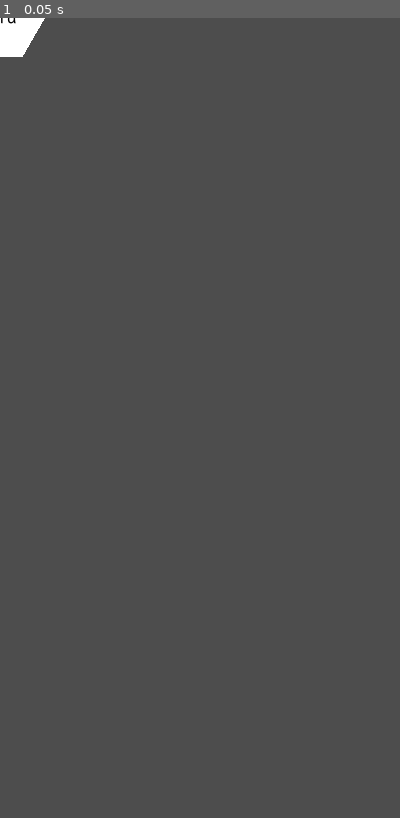
Above: before the commit, frame 1.
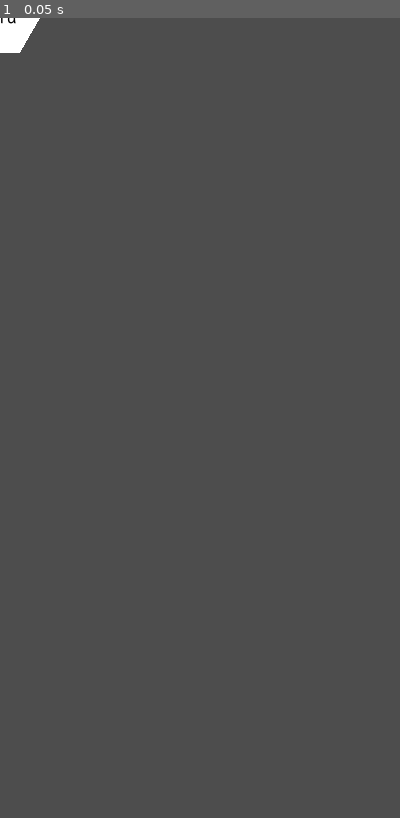
Above: after the commit, the same moment.

Repository: ashestosea/hex-flower
Game: Godot game, scene res://scenes/hex.tscn
Same seed, same stepped clock (60 frames per second), same inputs: the game is played once before the commit and once after it. This scene is started directly instead of the project's main scene.
Inputs:
- Up to frame 1 (0.05 s): no input

The runs differ from the first frame. In frame 1, less than 0.1% of the frame differs, in the area x 0-12%, y 0-5%.

Commit message:
Barriers UI progress

Diff:
--- a/examples/simple-fantasy3d3.json
+++ b/examples/simple-fantasy3d3.json
@@ -47,7 +47,11 @@
 				-2
 			],
 			"color": "#000000",
-			"barriers": []
+			"barriers": [
+				"n",
+				"ne",
+				"nw"
+			]
 		},
 		{
 			"label": "Scholar",
--- a/scenes/hex.tscn
+++ b/scenes/hex.tscn
@@ -47,6 +47,7 @@
 [node name="HexagonScale" type="Node2D" parent="."]
 
 [node name="Hexagon" parent="HexagonScale" instance=ExtResource("2_syq1b")]
+scale = Vector2(80, 80)
 
 [node name="CollisionPolygon2D" type="CollisionPolygon2D" parent="."]
 visible = false
--- a/scenes/hex_edit.tscn
+++ b/scenes/hex_edit.tscn
@@ -36,7 +36,7 @@
 "hex_edit": ExtResource("3_rgarb")
 }
 
-[node name="HexEdit" type="StaticBody2D" node_paths=PackedSt …(78 unchanged characters)… ox", "_hex_text_edit", "_hex_color_edit")]
+[node name="HexEdit" type="StaticBody2D" node_paths=PackedSt …(78 unchanged characters)… ox", "_hex_text_edit", "_hex_color_edit", "_barriers_parent", "_barriers_stay", "_barriers_n", "_barriers_ne", "_barriers_se", "_barriers_s", "_barriers_sw", "_barriers_nw")]
 input_pickable = true
 script = ExtResource("1_4ivut")
 _hexagon = NodePath("HexagonScale/Hexagon")
@@ -46,6 +46,14 @@
 _start_hex_checkbox = NodePath("UI/EditParent/StartHexCheckBox")
 _hex_text_edit = NodePath("UI/EditParent/LabelEditBox/VBoxContainer/HexTextEdit")
 _hex_color_edit = NodePath("UI/EditParent/ColorEditBox/ColorLineEdit")
+_barriers_parent = NodePath("UI/Barriers")
+_barriers_stay = NodePath("UI/Barriers/BarrierStay")
+_barriers_n = NodePath("UI/Barriers/BarrierN")
+_barriers_ne = NodePath("UI/Barriers/BarrierNE")
+_barriers_se = NodePath("UI/Barriers/BarrierSE")
+_barriers_s = NodePath("UI/Barriers/BarrierS")
+_barriers_sw = NodePath("UI/Barriers/BarrierSW")
+_barriers_nw = NodePath("UI/Barriers/BarrierNW")
 
 [node name="HexagonScale" type="Node2D" parent="."]
 
@@ -79,6 +87,7 @@
 offset_right = 170.0
 offset_bottom = 141.0
 alignment = 1
+metadata/_edit_lock_ = true
 
 [node name="StartHexCheckBox" type="CheckBox" parent="UI/EditParent"]
 layout_mode = 2
@@ -170,6 +179,124 @@
 theme_type_variation = &"HexButton"
 theme_override_colors/font_color = Color(0.25166, 0.651848, 0.551229, 1)
 text = "✔"
+
+[node name="Barriers" type="Control" parent="UI"]
+layout_mode = 2
+anchors_preset = 0
+offset_left = -180.0
+offset_top = -155.88
+offset_right = 180.0
+offset_bottom = 155.88
+mouse_filter = 2
+
+[node name="BarrierStay" type="CheckButton" parent="UI/Barriers"]
+layout_mode = 1
+anchors_preset = -1
+anchor_left = 0.5
+anchor_right = 0.5
+offset_left = 82.0
+offset_top = -46.12
+offset_right = 114.0
+offset_bottom = -14.12
+grow_horizontal = 2
+pivot_offset = Vector2(16, 32)
+button_pressed = true
+flat = true
+
+[node name="BarrierN" type="CheckButton" parent="UI/Barriers"]
+layout_mode = 1
+anchors_preset = -1
+anchor_left = 0.5
+anchor_right = 0.5
+offset_left = -16.0
+offset_top = -32.0
+offset_right = 16.0
+grow_horizontal = 2
+pivot_offset = Vector2(16, 32)
+button_pressed = true
+flat = true
+
+[node name="BarrierNE" type="CheckButton" parent="UI/Barriers"]
+layout_mode = 1
+anchors_preset = -1
+anchor_left = 0.883
+anchor_top = 0.264
+anchor_right = 0.883
+anchor_bottom = 0.264
+offset_left = -16.0
+offset_top = -31.9996
+offset_right = 16.0
+offset_bottom = 0.000358582
+rotation = 1.0472
+pivot_offset = Vector2(16, 32)
+button_pressed = true
+flat = true
+
+[node name="BarrierSE" type="CheckButton" parent="UI/Barriers"]
+layout_mode = 1
+anchors_preset = -1
+anchor_left = 0.117
+anchor_top = 0.736
+anchor_right = 0.117
+anchor_bottom = 0.736
+offset_left = -16.0
+offset_top = -32.0
+offset_right = 16.0
+rotation = -2.0944
+pivot_offset = Vector2(16, 32)
+button_pressed = true
+flat = true
+metadata/_edit_use_anchors_ = true
+
+[node name="BarrierS" type="CheckButton" parent="UI/Barriers"]
+layout_mode = 1
+anchors_preset = 7
+anchor_left = 0.5
+anchor_top = 1.0
+anchor_right = 0.5
+anchor_bottom = 1.0
+offset_left = -16.0
+offset_top = -32.0
+offset_right = 16.0
+grow_horizontal = 2
+grow_vertical = 0
+rotation = 3.14159
+pivot_offset = Vector2(16, 32)
+button_pressed = true
+flat = true
+
+[node name="BarrierSW" type="CheckButton" parent="UI/Barriers"]
+layout_mode = 1
+anchors_preset = -1
+anchor_left = 0.883
+anchor_top = 0.736
+anchor_right = 0.883
+anchor_bottom = 0.736
+offset_left = -16.0
+offset_top = -32.0
+offset_right = 16.0
+offset_bottom = -13.4246
+rotation = 2.0944
+pivot_offset = Vector2(16, 32)
+button_pressed = true
+flat = true
+metadata/_edit_use_anchors_ = true
+
+[node name="BarrierNW" type="CheckButton" parent="UI/Barriers"]
+layout_mode = 1
+anchors_preset = -1
+anchor_left = 0.116667
+anchor_top = 0.264331
+anchor_right = 0.116667
+anchor_bottom = 0.264331
+offset_left = -16.0
+offset_top = -32.0
+offset_right = 16.0
+rotation = -1.0472
+pivot_offset = Vector2(16, 32)
+button_pressed = true
+flat = true
+metadata/_edit_use_anchors_ = true
 
 [connection signal="input_event" from="." to="." method="_on_input_event"]
 [connection signal="toggled" from="UI/EditParent/StartHexCheckBox" to="." method="_on_start_hex_check_box_toggled"]
@@ -178,3 +305,10 @@
 [connection signal="color_changed" from="UI/EditParent/ColorEditBox/ColorPickerButton" to="." method="_on_color_picker_button_color_changed"]
 [connection signal="pressed" from="UI/EditParent/Buttons/CancelButton" to="." method="_on_cancel_button_pressed"]
 [connection signal="pressed" from="UI/EditParent/Buttons/OKButton" to="." method="_on_ok_button_pressed"]
+[connection signal="toggled" from="UI/Barriers/BarrierStay" to="." method="_on_barrier_n_toggled"]
+[connection signal="toggled" from="UI/Barriers/BarrierN" to="." method="_on_barrier_n_toggled"]
+[connection signal="toggled" from="UI/Barriers/BarrierNE" to="." method="_on_barrier_ne_toggled"]
+[connection signal="toggled" from="UI/Barriers/BarrierSE" to="." method="_on_barrier_se_toggled"]
+[connection signal="toggled" from="UI/Barriers/BarrierS" to="." method="_on_barrier_s_toggled"]
+[connection signal="toggled" from="UI/Barriers/BarrierSW" to="." method="_on_barrier_sw_toggled"]
+[connection signal="toggled" from="UI/Barriers/BarrierNW" to="." method="_on_barrier_nw_toggled"]
--- a/scripts/flower.gd
+++ b/scripts/flower.gd
@@ -5,8 +5,8 @@
 const FLOWER_SIZE: int = 3
 const FLOWER_DIAM: int = (FLOWER_SIZE * 2) - 1
 
-@export var hex_scale = 160
-@export var hex_spacing = 200
+static var hex_scale = 160
+static var hex_spacing = 200
 
 var _current_hex: Hex
 var _manager: Manager
--- a/scripts/hex.gd
+++ b/scripts/hex.gd
@@ -9,6 +9,7 @@
 
 var cube_coords: Vector3
 var _manager
+var _barriers: Array[String]
 
 
 func _on_input_event(_viewport:Node, event:InputEvent, _shape_idx:int):
@@ -26,6 +27,8 @@
 
 	cube_coords = HexUtils.axial_to_cube_coords(hex_data.axial_coords)
 	position = HexUtils.get_hex_center(cube_coords, hex_spacing)
+
+	set_barriers(hex_data.barriers)
 
 	_hexagon.scale = Vector2(hex_scale / 2, hex_scale / 2)
 	_collider.scale = Vector2(hex_scale / 2, hex_scale / 2)
@@ -69,3 +72,21 @@
 
 func get_start_hex():
 	pass
+
+
+func set_barrier(direction: String, on: bool):
+	if on:
+		if !_barriers.has(direction):
+			_barriers.append(direction)
+	else:
+		_barriers.erase(direction)
+
+
+func set_barriers(directions: Array[String]):
+	_barriers.clear()
+	for b in directions:
+		_barriers.append(b)
+
+
+func get_barriers() -> Array[String]:
+	return _barriers
--- a/scripts/hex_edit.gd
+++ b/scripts/hex_edit.gd
@@ -10,12 +10,20 @@
 @export var _start_hex_checkbox: CheckBox
 @export var _hex_text_edit: TextEdit
 @export var _hex_color_edit: LineEdit
+@export var _barriers_parent: Control
+@export var _barriers_stay: CheckButton
+@export var _barriers_n: CheckButton
+@export var _barriers_ne: CheckButton
+@export var _barriers_se: CheckButton
+@export var _barriers_s: CheckButton
+@export var _barriers_sw: CheckButton
+@export var _barriers_nw: CheckButton
 
-var _manager: Manager
 var _current_hex: Hex
 var _hex_text: String
 var _color: Color
 var _start_hex: bool
+var _barriers: Array[String]
 
 func _on_hex_text_edit_gui_input(event:InputEvent):
 	if event.is_action("ui_accept"):
@@ -35,6 +43,30 @@
 	_start_hex = toggled_on
 
 
+func _on_barrier_n_toggled(toggled_on):
+	set_barrier("n", toggled_on)
+
+
+func _on_barrier_ne_toggled(toggled_on):
+	set_barrier("ne", toggled_on)
+
+
+func _on_barrier_se_toggled(toggled_on):
+	set_barrier("se", toggled_on)
+
+
+func _on_barrier_s_toggled(toggled_on):
+	set_barrier("s", toggled_on)
+
+
+func _on_barrier_sw_toggled(toggled_on):
+	set_barrier("sw", toggled_on)
+
+
+func _on_barrier_nw_toggled(toggled_on):
+	set_barrier("nw", toggled_on)
+
+
 func _on_cancel_button_pressed():
 	finished.emit()
 
@@ -43,19 +75,22 @@
 	submit_edit()
 
 
-func open(manager: Manager, hex: Hex):
-	_manager = manager
+func open(hex: Hex):
 	_current_hex = hex
 
 	position = hex.global_position
-	var hex_scale = hex.hex_scale
+	var hex_scale = HexFlower.hex_scale
 
 	_hexagon.scale = Vector2(hex_scale / 2, hex_scale / 2)
 	_collider.scale = Vector2(hex_scale / 2, hex_scale / 2)
 
-	_edit_parent.size.x = hex_scale * 2 * 0.9
-	_edit_parent.size.y = hex_scale * 2 * HexUtils.BASE_HEX_SIZE.y * 0.9
+	set_barriers(hex.get_barriers())
+
+	var size = Vector2(hex_scale * 2, hex_scale * 2 * HexUtils.BASE_HEX_SIZE.y)
+	_edit_parent.size = size * 0.9
 	_edit_parent.position = -_edit_parent.size / 2
+	_barriers_parent.size = size
+	_barriers_parent.position = -_barriers_parent.size / 2
 	_hex_text_edit.text = hex.get_text()
 
 	show()
@@ -83,4 +118,45 @@
 	_current_hex.set_text(_hex_text)
 	_current_hex.set_color(_color)
 	_current_hex.set_start_hex(_start_hex)
+	_current_hex.set_barriers(_barriers)
 	finished.emit()
+
+
+func set_barrier(direction: String, on: bool):
+	if on:
+		if !_barriers.has(direction):
+			_barriers.append(direction)
+	else:
+		_barriers.erase(direction)
+
+	match direction.to_lower():
+		"stay":
+			_barriers_stay.button_pressed = on
+		"n":
+			_barriers_n.button_pressed = on
+		"ne":
+			_barriers_ne.button_pressed = on
+		"se":
+			_barriers_se.button_pressed = on
+		"s":
+			_barriers_s.button_pressed = on
+		"sw":
+			_barriers_sw.button_pressed = on
+		"nw":
+			_barriers_nw.button_pressed = on
+
+
+func set_barriers(directions: Array[String]):
+	_barriers_stay.button_pressed = false
+	_barriers_n.button_pressed = false
+	_barriers_ne.button_pressed = false
+	_barriers_se.button_pressed = false
+	_barriers_s.button_pressed = false
+	_barriers_sw.button_pressed = false
+	_barriers_nw.button_pressed = false
+	for b in directions:
+		set_barrier(b, true)
+
+
+func get_barriers() -> Array[String]:
+	return _barriers
--- a/scripts/manager.gd
+++ b/scripts/manager.gd
@@ -107,7 +107,7 @@
 
 func edit_hex(hex: Hex):
 	global_back_button_show(finish_edit_hex)
-	hex_edit.open(self, hex)
+	hex_edit.open(hex)
 
 
 func finish_edit_hex():
--- a/themes/default_theme.tres
+++ b/themes/default_theme.tres
@@ -1,7 +1,9 @@
-[gd_resource type="Theme" load_steps=25 format=3 uid="uid://ffkwu82iptgy"]
+[gd_resource type="Theme" load_steps=27 format=3 uid="uid://ffkwu82iptgy"]
 
 [ext_resource type="FontFile" uid="uid://bkrx6s1iret2i" path="res://assets/fonts/Deledda Open Black.ttf" id="1_w30x4"]
 [ext_resource type="StyleBox" uid="uid://g4kae1g15uf1" path="res://assets/full_screen_button_style_box_flat.tres" id="2_2hmim"]
+[ext_resource type="Texture2D" uid="uid://b265fu432jw2u" path="res://assets/door_enter.png" id="2_t5im7"]
+[ext_resource type="Texture2D" uid="uid://64j4aw17q2go" path="res://assets/door.png" id="3_m2b5n"]
 [ext_resource type="FontFile" uid="uid://yrvvlsqlhpds" path="res://assets/fonts/Cadman_Roman.otf" id="3_w6qed"]
 
 [sub_resource type="StyleBoxFlat" id="StyleBoxFlat_r3wbk"]
@@ -79,6 +81,8 @@
 Button/styles/hover = SubResource("StyleBoxFlat_r3wbk")
 Button/styles/normal = SubResource("StyleBoxFlat_v8l1i")
 Button/styles/pressed = SubResource("StyleBoxFlat_ql0dr")
+CheckButton/icons/checked = ExtResource("2_t5im7")
+CheckButton/icons/unchecked = ExtResource("3_m2b5n")
 FlatColorButton/base_type = &"Button"
 FlatColorButton/styles/disabled = ExtResource("2_2hmim")
 FlatColorButton/styles/focus = ExtResource("2_2hmim")
Binary file added: assets/door.png
Not shown, added: assets/door.png.import
Binary file added: assets/door_enter.png
Not shown, added: assets/door_enter.png.import
